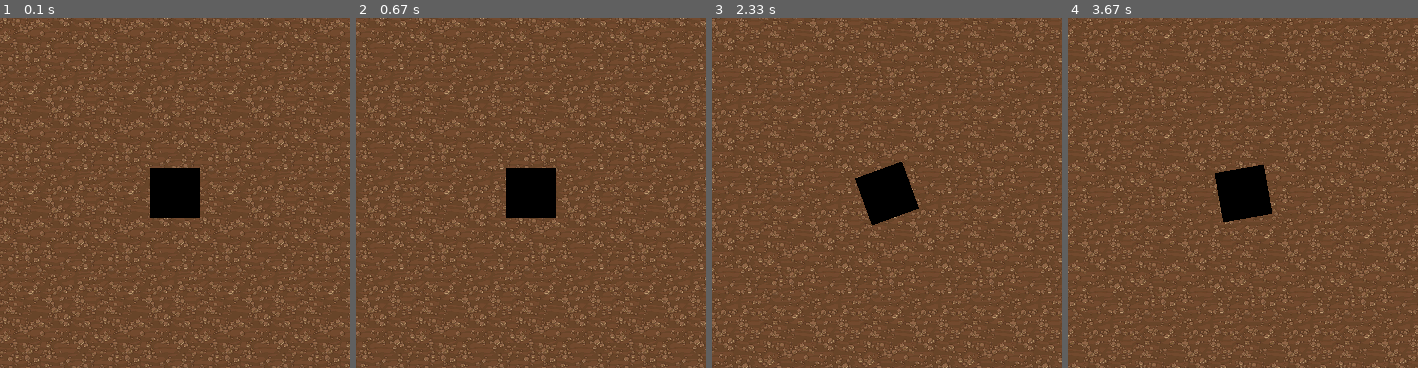
Above: before the commit, frames 1-4 (left to right).
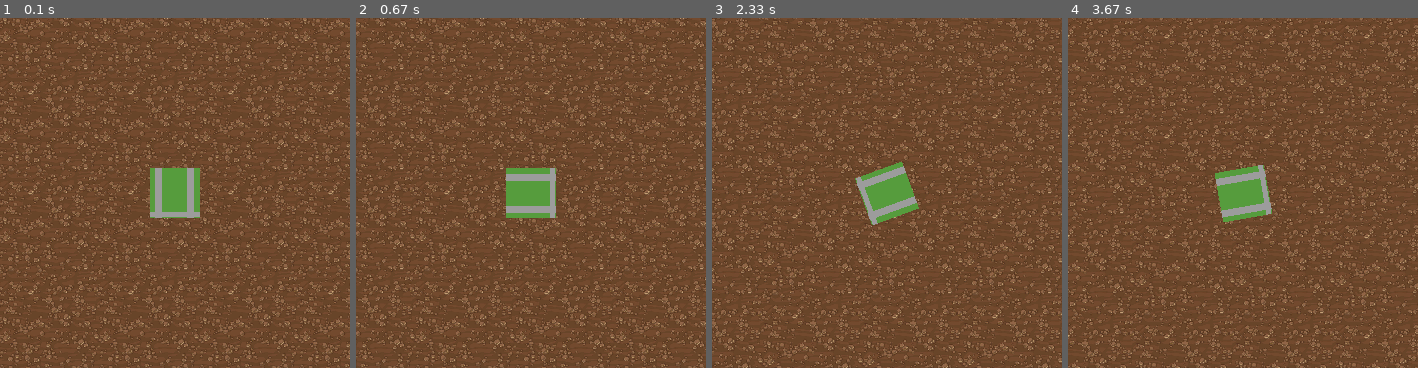
Above: after the commit, the same moments.

Repository: Camleaf/ICS3U
Game: pygame game, started from U3/main.py
Same seed, same stepped clock (60 frames per second), same inputs: the game is played once before the commit and once after it.
Inputs:
- Up to frame 1 (0.1 s): no input
- Up to frame 2 (0.67 s): hold Right from 0.33 s (still down)
- Up to frame 3 (2.33 s): release Right at 0.8 s; hold Up 0.83-1.13 s; hold Right 1.17-1.63 s; hold Left 1.67-2.2 s; hold Down from 2.23 s (still down)
- Up to frame 4 (3.67 s): release Down at 2.53 s; hold Left 2.57-2.97 s; hold Up 3-3.37 s; hold Right from 3.4 s (still down)
The pictures show only the part of the screen within x 25-75%, y 25-75%; the shares and areas given below are measured in that part.

The runs differ from the first frame. In frame 1, 2.0% of the frame differs, in the area x 42-58%, y 42-58%; in frame 2, 2.0%; in frame 3, 2.0%, in the area x 40-60%, y 41-60%; in frame 4, 2.0%.

Commit message:
Add colors to tank

Diff:
--- a/U3/main.py
+++ b/U3/main.py
@@ -9,7 +9,6 @@
 from utils.display.colours import *
 
 from utils.player.main import Player, Create_Container
-from utils.walls.barrier import Barrier
 
 # variables
 DISPLAY_BASE = 700
@@ -23,9 +22,8 @@
 clock = pg.time.Clock()
 
 
-player = Player(BLACK,50,50,DISPLAY_BASE, DISPLAY_HEIGHT, GAME_BASE, GAME_HEIGHT)
+player = Player(PICKLE_GREEN,50,50,DISPLAY_BASE, DISPLAY_HEIGHT, GAME_BASE, GAME_HEIGHT)
 player_container = Create_Container(player)
-barrier = Barrier(GAME_HEIGHT, GAME_BASE)
 
 
 # define the camera. will continuosly update as a result of inheritance from player
@@ -59,7 +57,7 @@
         if keys_pressed[pg.K_q]:
             time.sleep(10)
         player.move(x_vector,y_vector)
-    screen.render(barrier,player, player_container)
+    screen.render(player, player_container)
 
     pg.display.flip()
     clock.tick(60)
--- a/U3/utils/display/colours.py
+++ b/U3/utils/display/colours.py
@@ -4,3 +4,5 @@
 RED = (255, 0, 0)
 GREEN = (0, 255, 0)
 BLUE = (0, 0, 255)
+OFF_YELLOW = (156, 156, 156)
+PICKLE_GREEN = (86, 156, 61)
--- a/U3/utils/display/main.py
+++ b/U3/utils/display/main.py
@@ -1,5 +1,4 @@
 import pygame as pg
-from ..walls.barrier import Barrier
 from ..player.main import Player
 from .colours import *
 from .background import Background
@@ -19,7 +18,7 @@
         """Fills the screen with RGB value COLOUR"""
         self.DISPLAY.fill(colour)
 
-    def render(self, barrier:Barrier, player:Player, player_container):
+    def render(self, player:Player, player_container):
         """Wrapper function to render all objects to the display. Requires the barrier, the walls group, the player container, and the enemies group as input"""
 
 
--- a/U3/utils/player/main.py
+++ b/U3/utils/player/main.py
@@ -1,4 +1,5 @@
 import pygame as pg
+from ..display.colours import *
 import math
 
 class Player(pg.sprite.Sprite):
@@ -20,6 +21,10 @@
       self.image_orig = pg.Surface([width,height])
       self.image_orig.set_colorkey((255,255,255))
       self.image_orig.fill(color)
+      pg.draw.rect(self.image_orig,OFF_YELLOW,(0,height-height/9,width,height/9))
+      pg.draw.rect(self.image_orig,OFF_YELLOW,(width/9,0,width/7,height))
+      pg.draw.rect(self.image_orig,OFF_YELLOW,(width-width/9-width/7,0,width/7,height))
+      # self.image_orig.blit()
       self.image = self.image_orig.copy()
       self.rect = self.image.get_rect()
       self.rect.center = (DISPLAY_BASE/2, DISPLAY_HEIGHT/2)
--- a/U3/utils/walls/barrier.py
+++ /dev/null
@@ -1,36 +0,0 @@
-import pygame as pg
-from ..display.colours import *
-import time
-class Barrier:
-    """A special type of wall which remains static at the edge of the world"""
-    def __init__(self, GAME_HEIGHT, GAME_BASE):
-        self.walls = [
-
-        ]
-        self.GAME_HEIGHT = GAME_HEIGHT
-        self.GAME_BASE = GAME_BASE
-        # format [top,left,width,height]
-        self.wall_thickness = 50
-        self.walls.append([0, -self.wall_thickness, self.wall_thickness, GAME_HEIGHT])
-        self.walls.append([-self.wall_thickness, 0, GAME_BASE, self.wall_thickness])
-        self.walls.append([0, GAME_HEIGHT, self.wall_thickness, GAME_BASE])
-        self.walls.append([GAME_BASE, 0, GAME_HEIGHT, self.wall_thickness])
-
-    def render(self, DISPLAY, camera_x:float, camera_y:float, DISPLAY_BASE:int, DISPLAY_HEIGHT:int):
-        """Uses a static display where the coordinates of all of these are the same from round to round"""
-        for top, left, width, height in self.walls:
-            # If any part of the wall is visible to the player
-
-            # 0 0
-            # 350, 350
-            #
-
-            if camera_x - DISPLAY_BASE/2 <= left <= camera_x + DISPLAY_BASE/2 or camera_y - DISPLAY_HEIGHT / 2 <= top <= camera_y + DISPLAY_HEIGHT / 2 or camera_y - DISPLAY_HEIGHT / 2 <= top+height <= camera_y + DISPLAY_HEIGHT / 2 or camera_x - DISPLAY_BASE/2 <= left+width <= camera_x + DISPLAY_BASE/2:
-                # print( )
-                # print(left,top)
-                # print((left-camera_x+DISPLAY_BASE/2,top-camera_y+DISPLAY_HEIGHT/2))
-                new_left:int = left-camera_x+DISPLAY_BASE/2
-                new_top:int = top-camera_y+DISPLAY_HEIGHT/2
-                new_rect = (new_left,new_top,width,height)
-                pg.draw.rect(DISPLAY, BLACK, (new_left,new_top,width,height))
-                 #inverts left and top from above because left is first
Not shown, changed: .gitignore
